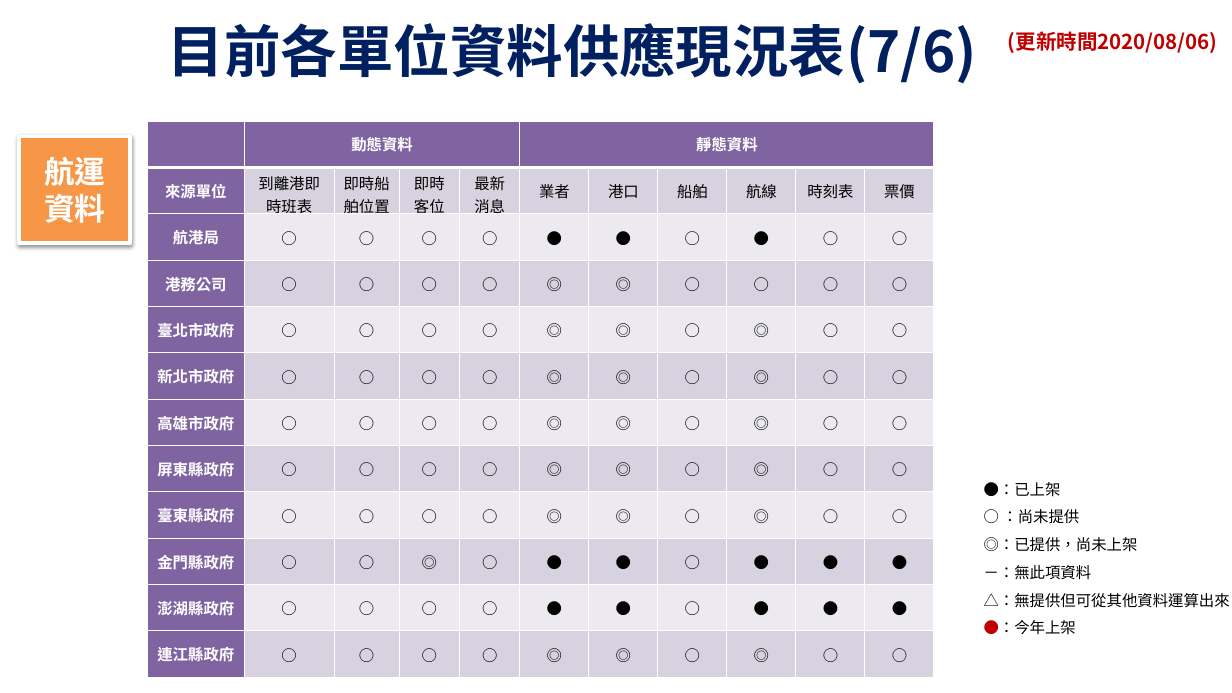
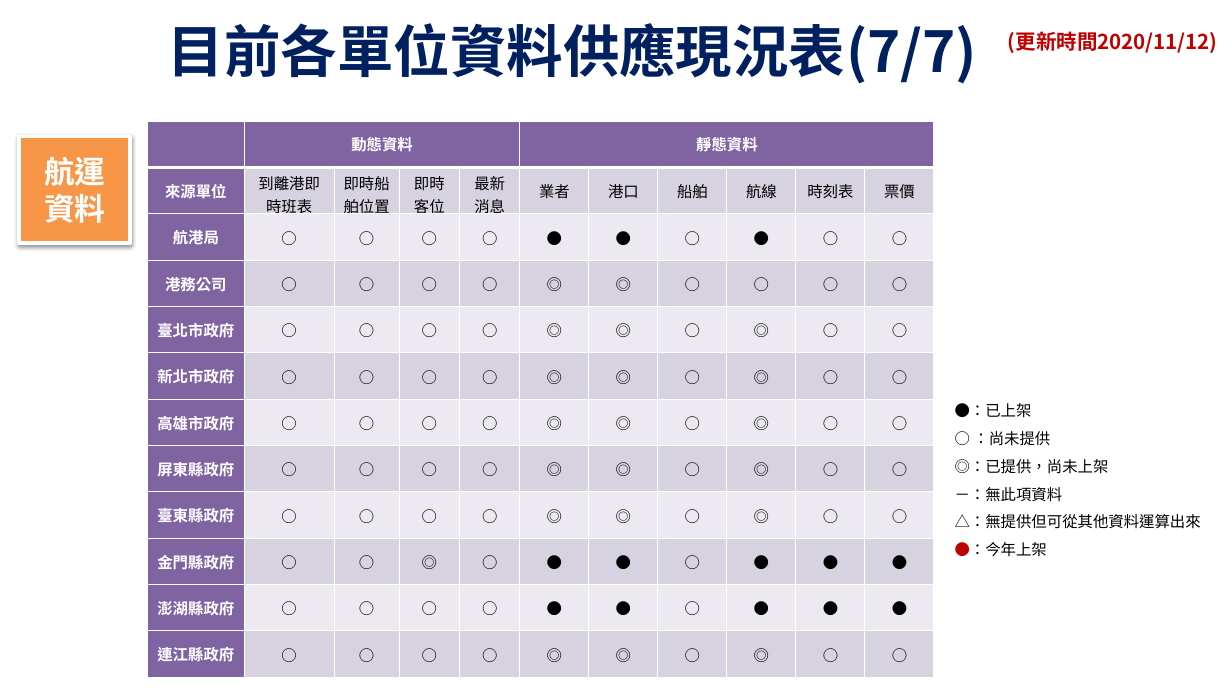
Before and after one commit to ptxmotc/data-provide-status, a slide deck: slide 7 of 各單位資料供應現況表.pptx. Drawn at 1232x693 pixels with LibreOffice and Linux fonts; fonts in the diff are those of the drawing; background and template pictures are left out. Boxes give left, top, right and bottom in pixels: in the first picture for what was removed or moved away, otherwise in the second. Text is boxed around its words. In the diff, an @@ line names an element or a change of style, - is before the commit and + after.

```diff
--- a/各單位資料供應現況表.pptx
+++ b/各單位資料供應現況表.pptx
@@ text at [168,23,977,84]: text changed @@
-目前各單位資料供應現況表(7/6)
+目前各單位資料供應現況表(7/7)
@@ text at [1008,31,1218,53]: text changed @@
-(更新時間2020/08/06)
+(更新時間2020/11/12)
@@ text "●：已上架": place and size @@
-text "●：已上架" at [984,482,1230,635]
+text "●：已上架" at [955,403,1201,557]
```
Also in this commit, not shown: 6 other slides changed, 1 other file.
